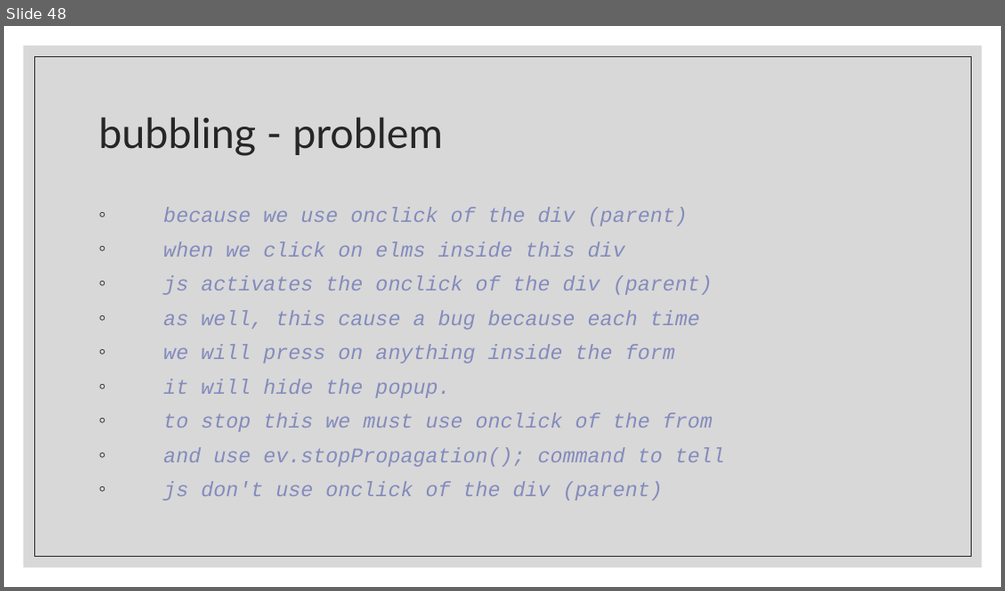
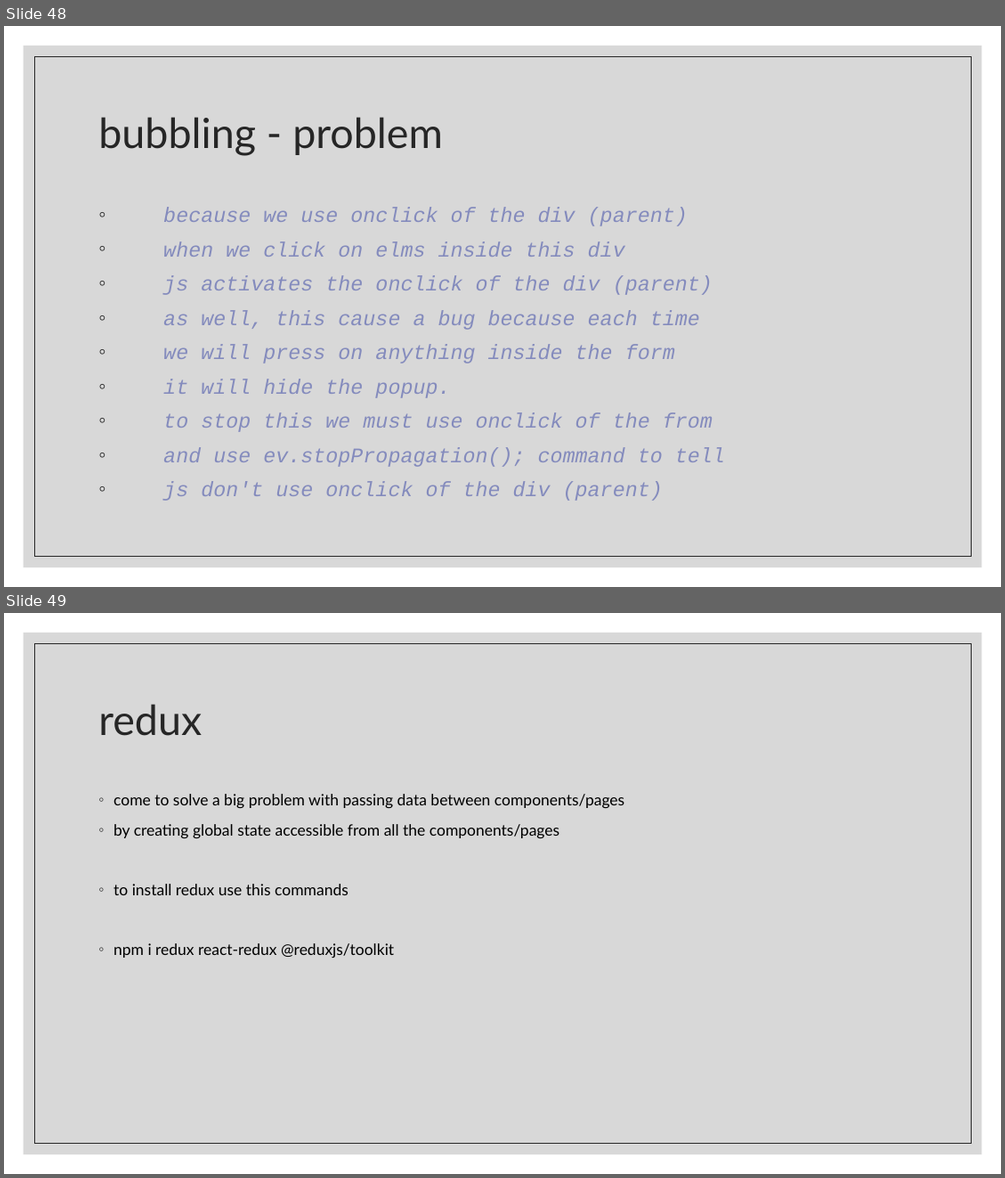
Before and after one commit to Rlss91/ht_W011121MR_morning_first-project, a slide deck: docs/React.pptx. Shown one above the other, each under a label of ours: slide 48 before the commit, slides 48 and 49 after it. The pictures are 1005x591 and 1005x1178 pixels, drawn with LibreOffice and Linux fonts; fonts in the diff are those of the drawing. Boxes give left, top, right and bottom in pixels: in the first picture for what was removed or moved away, otherwise in the second. Text is boxed around its words. In the diff, an @@ line names an element or a change of style, - is before the commit and + after.

Commit message:
redux toolkit not finished

```diff
--- a/docs/React.pptx
+++ b/docs/React.pptx
@@ slide 49 added at bbox=[4, 613, 1001, 1174], background #FFFFFF; not listed: 2 template elements that a slide beside it also shows @@
@@ title added at bbox=[98, 704, 202, 736], 40 pt, text #262626 @@
+redux
@@ text added at bbox=[113, 794, 624, 957], 15 pt, text #000000 @@
+◦ come to solve a big problem with passing data between components/pages
+◦ by creating global state accessible from all the components/pages
+◦ to install redux use this commands
+◦ npm i redux react-redux @reduxjs/toolkit
```
Also in this commit, not shown: 5 other files.
